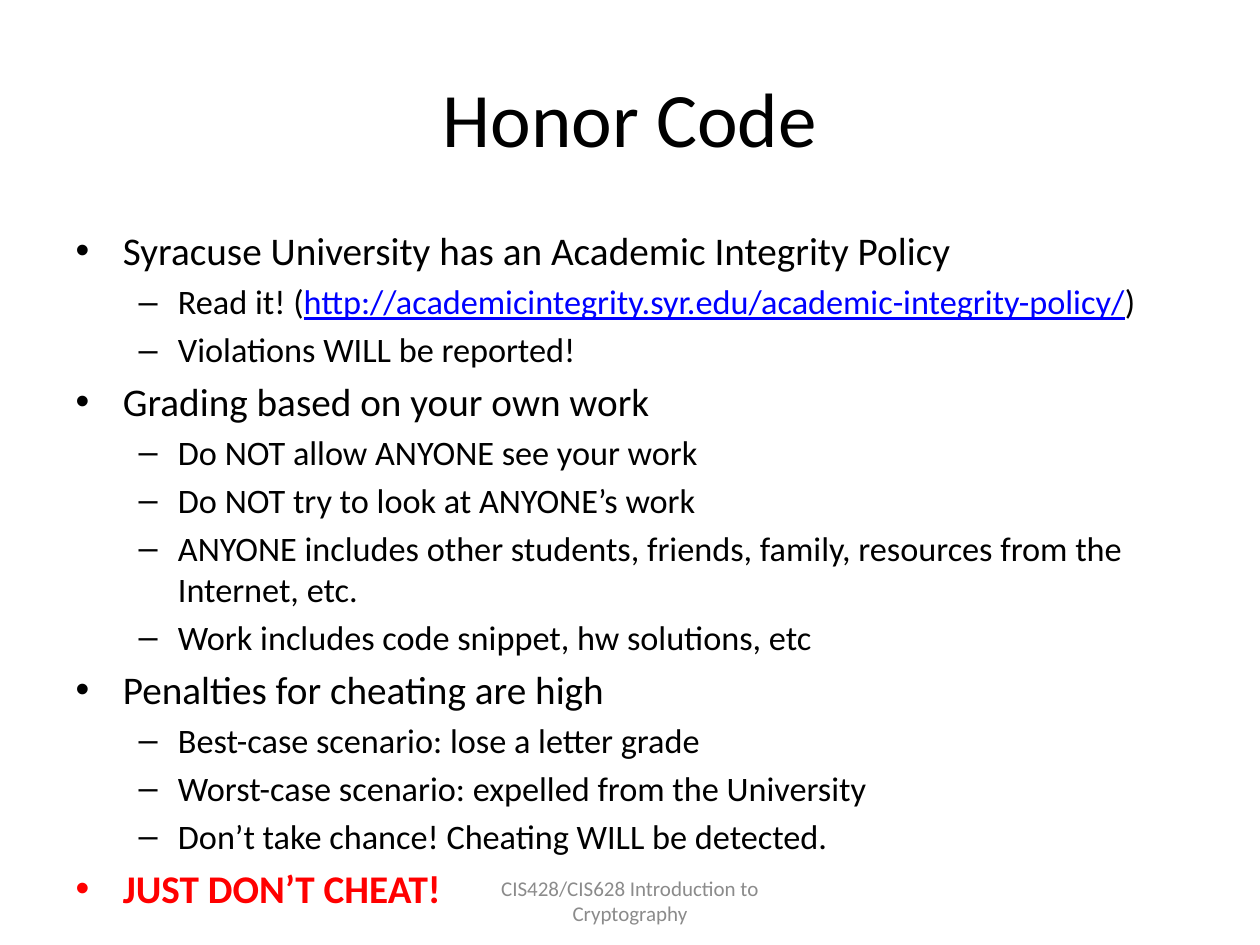
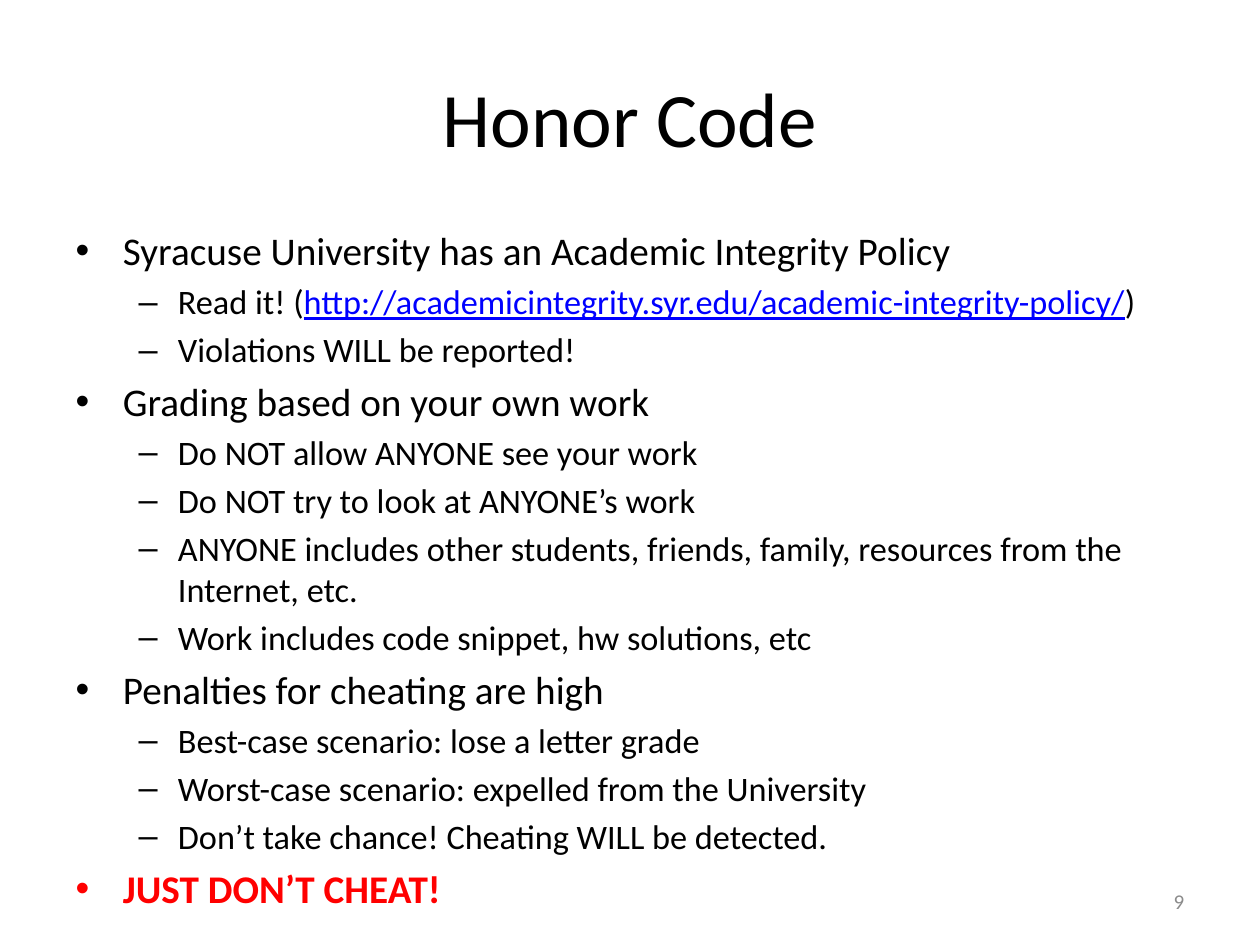
Before and after one commit to tristartom/tristartom.github.io, a slide deck: slide 9 of teaching/19f-cis428/Class-00.pptx (slide 8 before the commit). Drawn at 1260x945 pixels with LibreOffice and Linux fonts; fonts in the diff are those of the drawing. Boxes give left, top, right and bottom in pixels: in the first picture for what was removed or moved away, otherwise in the second. Text is boxed around its words. In the diff, an @@ line names an element or a change of style, - is before the commit and + after.

```diff
--- a/teaching/19f-cis428/Class-00.pptx
+++ b/teaching/19f-cis428/Class-00.pptx
@@ text removed at [501,881,758,925] @@
-CIS428/CIS628 Introduction to Cryptography
@@ page number added at [1174,895,1185,909], 12 pt, text #8C8C8C @@
+9
```
Also in this commit, not shown: 7 other slides changed, 2 slides added, 9 other files.
